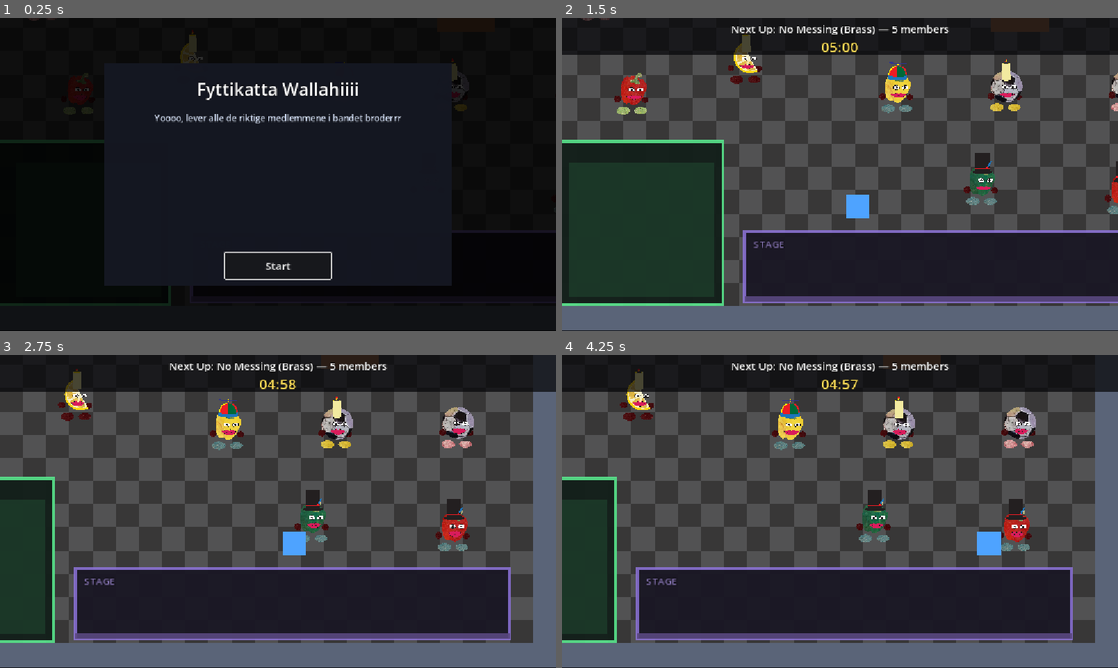
Above: before the commit, frames 1-4 (two rows, left to right).
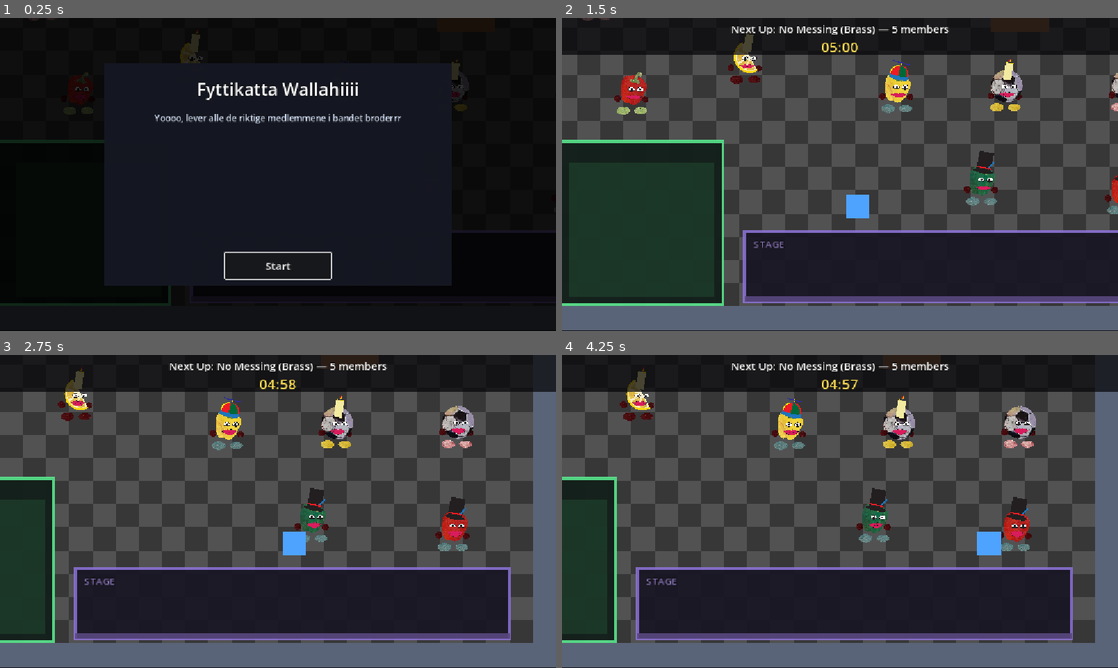
Above: after the commit, the same moments.

Repository: hexahigh/cool-game-project
Game: Godot game, scene res://scenes/main.tscn
Two runs of this game, one before a commit and one after it. Both use one fixed random seed, a clock stepped at 60 frames per second and the inputs below.
Inputs (mouse positions are in pixels of both pictures, inside the frame that each line leads up to):
- Up to frame 1 (0.25 s): no input
- Up to frame 2 (1.5 s): click "Start" at 0.5 s; tap Enter at 1.25 s; move the mouse to (962, 158) at 1.27 s; hold D (move_right) from 1.28 s (still down); click (962, 158) at 1.42 s
- Up to frame 3 (2.75 s): release D (move_right) at 2 s; drag from (166, 527) to (250, 574) at 2.02 s
- Up to frame 4 (4.25 s): move the mouse to (895, 442) at 2.77 s; hold D (move_right) 2.78-3.5 s; drag from (812, 574) to (673, 464) at 3.52 s

The runs differ from the first frame. In frame 1, 0.1% of the frame differs, in the area x 13-84%, y 3-27%; in frame 2, 0.7%; in frame 3, 0.8%, in the area x 10-86%, y 3-63%; in frame 4, 0.8%.

Commit message:
Update dancing animation to move hands

Diff:
--- a/entities/band_member.tscn
+++ b/entities/band_member.tscn
@@ -128,6 +128,50 @@
 tracks/10/keys = {
 "handle_modes": PackedInt32Array(0),
 "points": PackedFloat32Array(1, -0.25, 0, 0.25, 0),
+"times": PackedFloat32Array(0)
+}
+tracks/11/type = "bezier"
+tracks/11/imported = false
+tracks/11/enabled = true
+tracks/11/path = NodePath("right_hand:position:x")
+tracks/11/interp = 1
+tracks/11/loop_wrap = true
+tracks/11/keys = {
+"handle_modes": PackedInt32Array(0),
+"points": PackedFloat32Array(16, -0.25, 0, 0.25, 0),
+"times": PackedFloat32Array(0)
+}
+tracks/12/type = "bezier"
+tracks/12/imported = false
+tracks/12/enabled = true
+tracks/12/path = NodePath("right_hand:position:y")
+tracks/12/interp = 1
+tracks/12/loop_wrap = true
+tracks/12/keys = {
+"handle_modes": PackedInt32Array(0),
+"points": PackedFloat32Array(-16, -0.25, 0, 0.25, 0),
+"times": PackedFloat32Array(0)
+}
+tracks/13/type = "bezier"
+tracks/13/imported = false
+tracks/13/enabled = true
+tracks/13/path = NodePath("left_hand:position:x")
+tracks/13/interp = 1
+tracks/13/loop_wrap = true
+tracks/13/keys = {
+"handle_modes": PackedInt32Array(0),
+"points": PackedFloat32Array(-22, -0.25, 0, 0.25, 0),
+"times": PackedFloat32Array(0)
+}
+tracks/14/type = "bezier"
+tracks/14/imported = false
+tracks/14/enabled = true
+tracks/14/path = NodePath("left_hand:position:y")
+tracks/14/interp = 1
+tracks/14/loop_wrap = true
+tracks/14/keys = {
+"handle_modes": PackedInt32Array(0),
+"points": PackedFloat32Array(-17.000002, -0.25, 0, 0.25, 0),
 "times": PackedFloat32Array(0)
 }
 
@@ -613,10 +657,54 @@
 "points": PackedFloat32Array(1, -0.25, 0, 0.25, 0, 0.9, -0.12222223, 0, 0.12777779, 0, 1, -0.23888889, 0.16666667, 0, 0),
 "times": PackedFloat32Array(0, 0.73333335, 1.5)
 }
+tracks/22/type = "bezier"
+tracks/22/imported = false
+tracks/22/enabled = true
+tracks/22/path = NodePath("right_hand:position:x")
+tracks/22/interp = 1
+tracks/22/loop_wrap = true
+tracks/22/keys = {
+"handle_modes": PackedInt32Array(2, 2, 0),
+"points": PackedFloat32Array(16, 0, 0, 0.07808409, 0, 21, -0.066640735, -0.8333334, 0, 0, 16, 0, 0, 0.07808409, 0),
+"times": PackedFloat32Array(0, 0.39984438, 0.68256265)
+}
+tracks/23/type = "bezier"
+tracks/23/imported = false
+tracks/23/enabled = true
+tracks/23/path = NodePath("right_hand:position:y")
+tracks/23/interp = 1
+tracks/23/loop_wrap = true
+tracks/23/keys = {
+"handle_modes": PackedInt32Array(2, 2, 0),
+"points": PackedFloat32Array(-16, 0, 0, 0.07808409, 0, -34.63907, -0.066640735, 3.1065116, 0, 0, -16, 0, 0, 0.07808409, 0),
+"times": PackedFloat32Array(0, 0.39984438, 0.68256265)
+}
+tracks/24/type = "bezier"
+tracks/24/imported = false
+tracks/24/enabled = true
+tracks/24/path = NodePath("left_hand:position:x")
+tracks/24/interp = 1
+tracks/24/loop_wrap = true
+tracks/24/keys = {
+"handle_modes": PackedInt32Array(0, 0, 2, 0),
+"points": PackedFloat32Array(-22, -0.25, 0, 0.25, 0, -22, -0.25, 0, 0.25, 0, -23.000002, -0.17972803, 0.16666698, 0, 0, -22, -0.25, 0, 0.25, 0),
+"times": PackedFloat32Array(0, 0.6666667, 1.0783682, 1.5)
+}
+tracks/25/type = "bezier"
+tracks/25/imported = false
+tracks/25/enabled = true
+tracks/25/path = NodePath("left_hand:position:y")
+tracks/25/interp = 1
+tracks/25/loop_wrap = true
+tracks/25/keys = {
+"handle_modes": PackedInt32Array(0, 0, 2, 0),
+"points": PackedFloat32Array(-17.000002, -0.25, 0, 0.25, 0, -17.000002, -0.25, 0, 0.25, 0, -35.518585, -0.17972803, 3.0864305, 0, 0, -17.000002, -0.25, 0, 0.25, 0),
+"times": PackedFloat32Array(0, 0.6666667, 1.0783682, 1.5)
+}
 
 [sub_resource type="Animation" id="Animation_fo42f"]
 resource_name = "dancing_2"
-length = 2.5000000000000004
+length = 2.5
 loop_mode = 1
 tracks/0/type = "bezier"
 tracks/0/imported = false
@@ -837,6 +925,50 @@
 "handle_modes": PackedInt32Array(0, 0, 0, 0, 0),
 "points": PackedFloat32Array(1, 0, 0, 0.03711141, -0.083333336, 0.8, -0.049312424, 0.049312424, 0.034020912, -0.034020912, 0.5, -0.25, 0, 0.25, 0, 0.5, -0.25, 0, 0.25, 0, 1, 0, 0, 0.03711141, -0.083333336),
 "times": PackedFloat32Array(0, 0.100000024, 0.6333333, 0.8666667, 1.6333333)
+}
+tracks/20/type = "bezier"
+tracks/20/imported = false
+tracks/20/enabled = true
+tracks/20/path = NodePath("left_hand:position:x")
+tracks/20/interp = 1
+tracks/20/loop_wrap = true
+tracks/20/keys = {
+"handle_modes": PackedInt32Array(0, 2, 0, 2, 0),
+"points": PackedFloat32Array(-22.005001, -0.25, 0, 0.25, 0, -4.999998, -0.07875723, -2.8341672, 0, 0, -22.005001, -0.25, 0, 0.25, 0, 1.0000019, -0.13193518, -3.834167, 0, 0, -22.005001, -0.25, 0, 0.25, 0),
+"times": PackedFloat32Array(0, 0.47254336, 1.0541352, 1.8457463, 2.5)
+}
+tracks/21/type = "bezier"
+tracks/21/imported = false
+tracks/21/enabled = true
+tracks/21/path = NodePath("left_hand:position:y")
+tracks/21/interp = 1
+tracks/21/loop_wrap = true
+tracks/21/keys = {
+"handle_modes": PackedInt32Array(0, 2, 0, 2, 0),
+"points": PackedFloat32Array(-17.092606, -0.25, 0, 0.25, 0, 2.9451847, -0.07875723, -3.3396316, 0, 0, -17.092606, -0.25, 0, 0.25, 0, -28.47012, -0.13193518, 1.8962523, 0, 0, -17.092606, -0.25, 0, 0.25, 0),
+"times": PackedFloat32Array(0, 0.47254336, 1.0541352, 1.8457463, 2.5)
+}
+tracks/22/type = "bezier"
+tracks/22/imported = false
+tracks/22/enabled = true
+tracks/22/path = NodePath("right_hand:position:x")
+tracks/22/interp = 1
+tracks/22/loop_wrap = true
+tracks/22/keys = {
+"handle_modes": PackedInt32Array(0, 2, 0, 2, 0),
+"points": PackedFloat32Array(16, -0.25, 0, 0.25, 0, 17.925, -0.07875723, -0.3208332, 0, 0, 16, -0.25, 0, 0.25, 0, 16, -0.13193518, 0, 0, 0, 16, -0.25, 0, 0.25, 0),
+"times": PackedFloat32Array(0, 0.47254336, 1.0541352, 1.8457463, 2.5)
+}
+tracks/23/type = "bezier"
+tracks/23/imported = false
+tracks/23/enabled = true
+tracks/23/path = NodePath("right_hand:position:y")
+tracks/23/interp = 1
+tracks/23/loop_wrap = true
+tracks/23/keys = {
+"handle_modes": PackedInt32Array(0, 2, 0, 2, 0),
+"points": PackedFloat32Array(-16, -0.25, 0, 0.25, 0, 3.53, -0.07875723, -3.2550004, 0, 0, -16, -0.25, 0, 0.25, 0, -30.433577, -0.13193518, 2.405596, 0, 0, -16, -0.25, 0, 0.25, 0),
+"times": PackedFloat32Array(0, 0.47254336, 1.0541352, 1.8457463, 2.5)
 }
 
 [sub_resource type="Animation" id="Animation_jhqwb"]
@@ -1123,7 +1255,7 @@
 }
 
 [node name="BandMember" type="Node2D" unique_id=1355637323]
-rotation = 6.2831855
+scale = Vector2(1, 1.0186118)
 
 [node name="right_foot" type="Sprite2D" parent="." unique_id=1324611511]
 position = Vector2(2.9999995, -3.0000002)
@@ -1150,7 +1282,8 @@
 texture = ExtResource("3_amg7d")
 
 [node name="accessory" type="Sprite2D" parent="body" unique_id=644283547]
-position = Vector2(155.55554, -600)
+position = Vector2(175.67937, -600)
+rotation = 0.20071095
 scale = Vector2(0.6302084, 0.71701396)
 texture = ExtResource("4_jhqwb")
 offset = Vector2(-1.5258789e-05, -402.90552)
